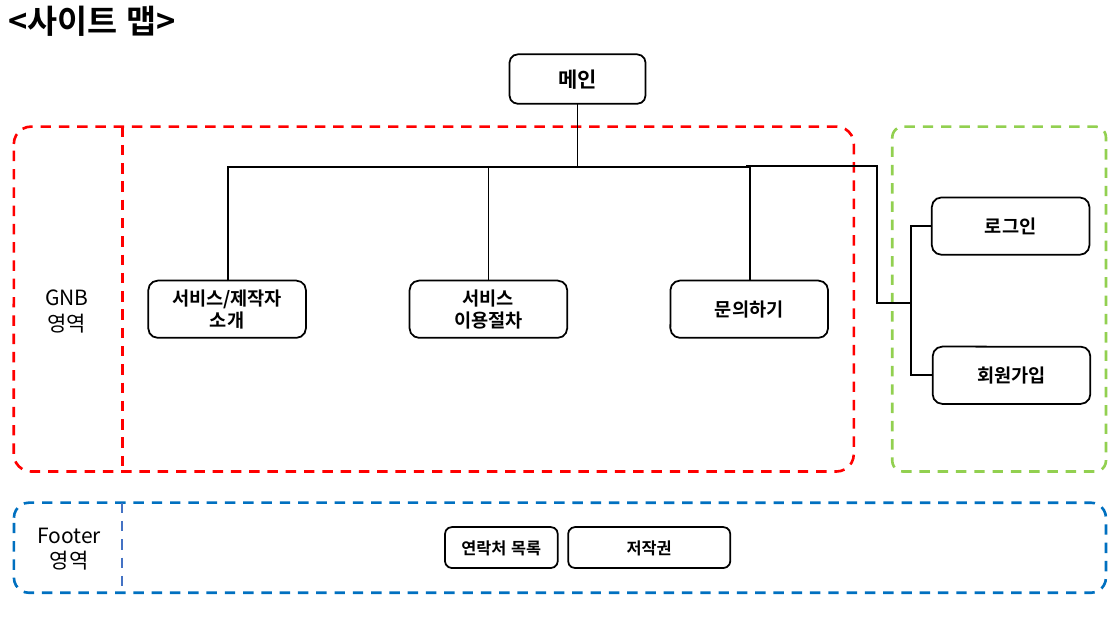
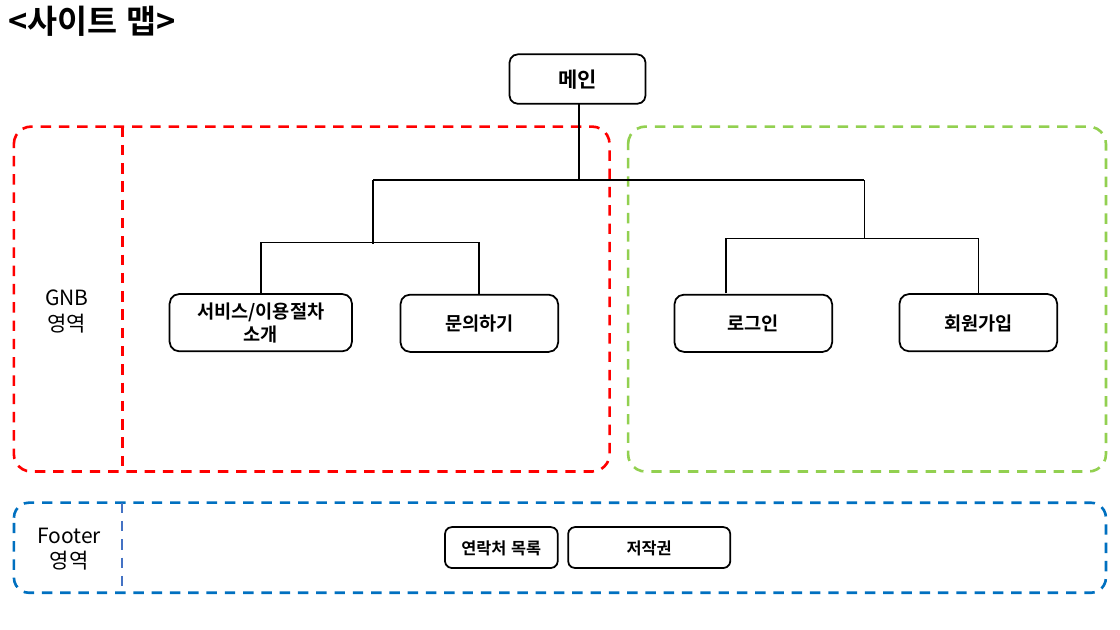
Before and after one commit to hyun5292/Vue, a slide deck: slide 1 of factoreview/src/assets/자료/기획서.pptx. Drawn at 1120x630 pixels with LibreOffice and Linux fonts; fonts in the diff are those of the drawing. Boxes give left, top, right and bottom in pixels: in the first picture for what was removed or moved away, otherwise in the second. Text is boxed around its words. In the diff, an @@ line names an element or a change of style, - is before the commit and + after.

```diff
--- a/factoreview/src/assets/자료/기획서.pptx
+++ b/factoreview/src/assets/자료/기획서.pptx
@@ line moved from (578, 103) - (578, 166) to (579, 103) - (579, 180) @@
@@ rounded rectangle: place and size @@
-rounded rectangle at (13,127,854,472)
+rounded rectangle at (13,127,609,472)
@@ rounded rectangle: place and size @@
-rounded rectangle at (892,127,1106,472)
+rounded rectangle at (628,127,1107,472)
@@ elbow line removed from (228, 281) to (750, 280) @@
@@ line removed from (878, 166) to (746, 166) @@
@@ elbow line removed from (877, 166) to (911, 303) @@
@@ line moved from (488, 166) - (488, 281) to (373, 180) - (373, 245) @@
@@ line added from (865, 180) to (373, 180), #000000 1.5 pt @@
@@ line added from (865, 180) to (865, 239), #000000 1.5 pt @@
@@ elbow line added from (726, 293) to (979, 294), #000000 1.5 pt @@
@@ elbow line removed from (933, 376) to (932, 226) @@
@@ elbow line added from (261, 294) to (480, 295), #000000 1.5 pt @@
@@ rounded rectangle removed at (149,281,307,338) @@
-서비스/제작자
-소개
@@ rounded rectangle "서비스/이용절차": place and size @@
-rounded rectangle "서비스/이용절차" at (410,281,568,338)
+rounded rectangle "서비스/이용절차" at (170,294,352,351)
@@ rounded rectangle "문의하기": place and size @@
-rounded rectangle "문의하기" at (670,281,828,338)
+rounded rectangle "문의하기" at (401,295,559,352)
@@ rounded rectangle "로그인": place and size @@
-rounded rectangle "로그인" at (932,197,1090,255)
+rounded rectangle "로그인" at (675,295,833,352)
@@ rounded rectangle "회원가입": place and size @@
-rounded rectangle "회원가입" at (933,347,1091,404)
+rounded rectangle "회원가입" at (900,294,1058,351)
@@ text in rounded rectangle at (197,302,324,343): text changed @@
-서비스
-이용절차
+서비스/이용절차
+소개
```
Also in this commit, not shown: 2 other slides changed, 1 slide added, 2 slides removed.
